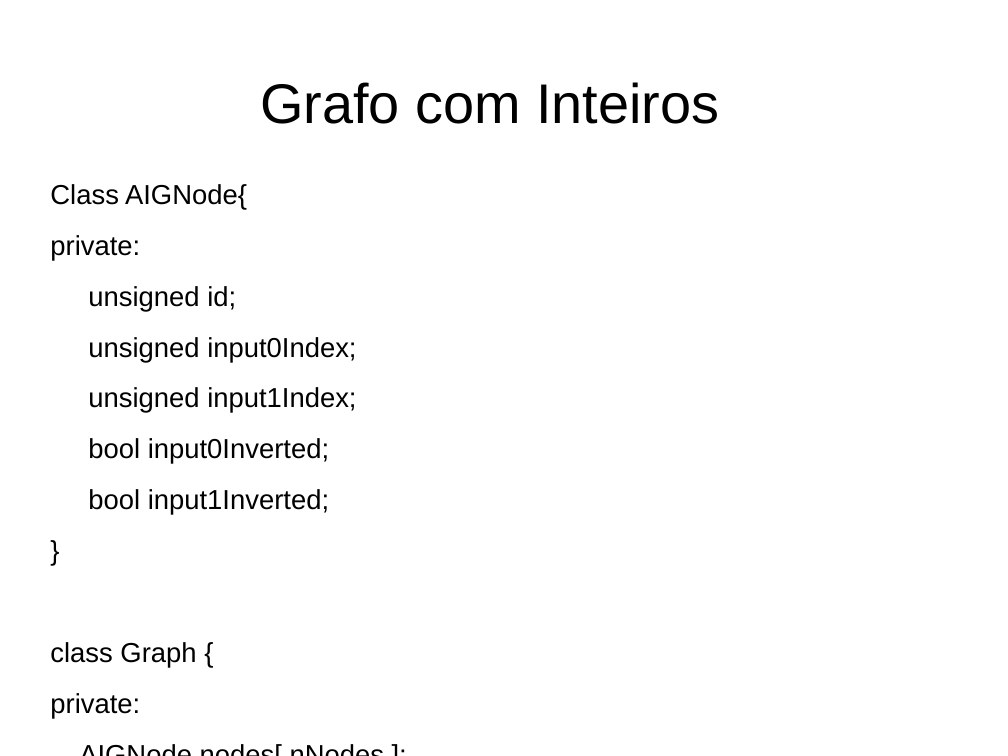
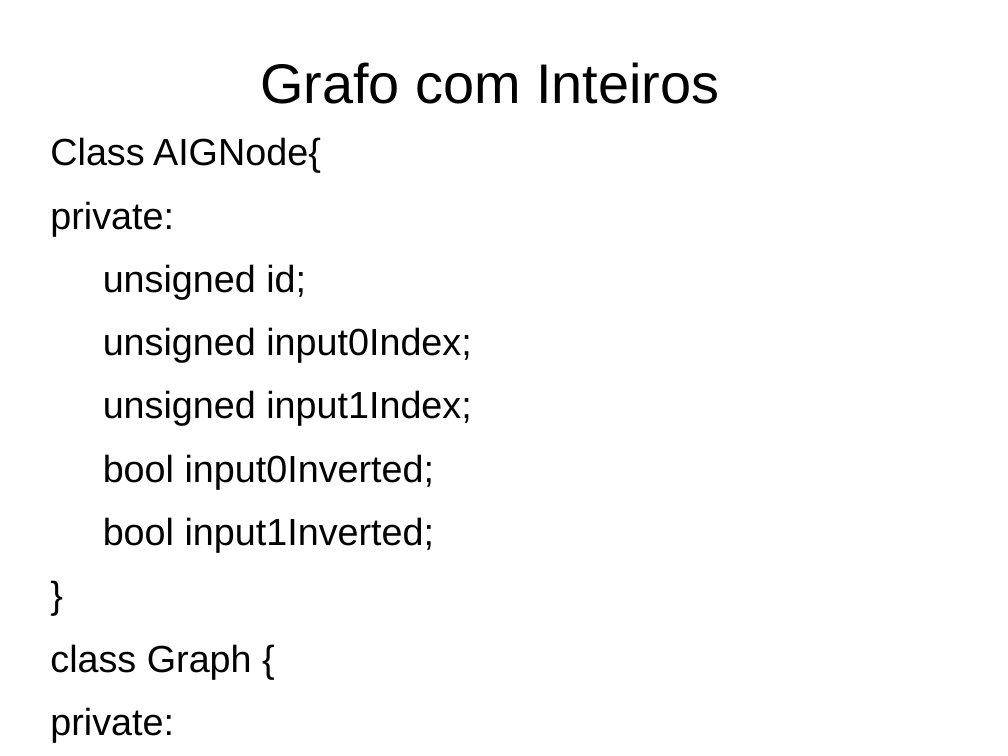
Before and after one commit to LucasAlegre/AIG, a slide deck: slide 3 of DataStructuresDefinition.odp (slide 2 before the commit). Drawn at 1008x756 pixels with LibreOffice and Linux fonts; fonts in the diff are those of the drawing. Boxes give left, top, right and bottom in pixels: in the first picture for what was removed or moved away, otherwise in the second. Text is boxed around its words. In the diff, an @@ line names an element or a change of style, - is before the commit and + after.

Commit message:
Bidirected Pointer Graph working

```diff
--- a/DataStructuresDefinition.odp
+++ b/DataStructuresDefinition.odp
@@ title "Grafo com Inteiros": place and size @@
-title "Grafo com Inteiros" at [260,82,719,124]
+title "Grafo com Inteiros" at [260,62,719,104]
@@ text "Class AIGNode{": place and size @@
-text "Class AIGNode{" at [50,184,356,719]
+text "Class AIGNode{" at [50,137,471,742]
@@ text "Class AIGNode{" at [50,137,471,742]: size 21.6 to 29.7 pt @@
```
Also in this commit, not shown: 3 other slides changed, 1 slide added, 23 other files.
